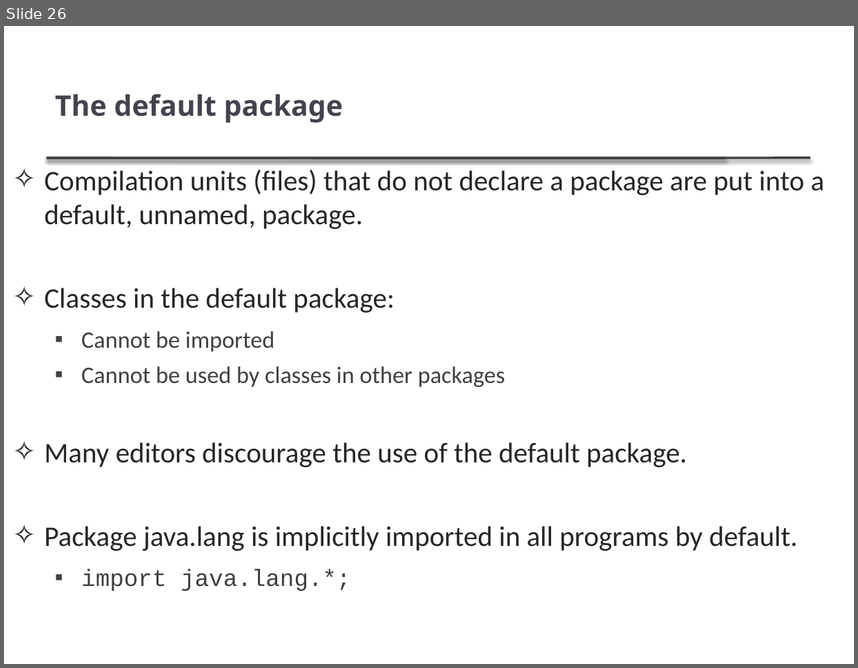
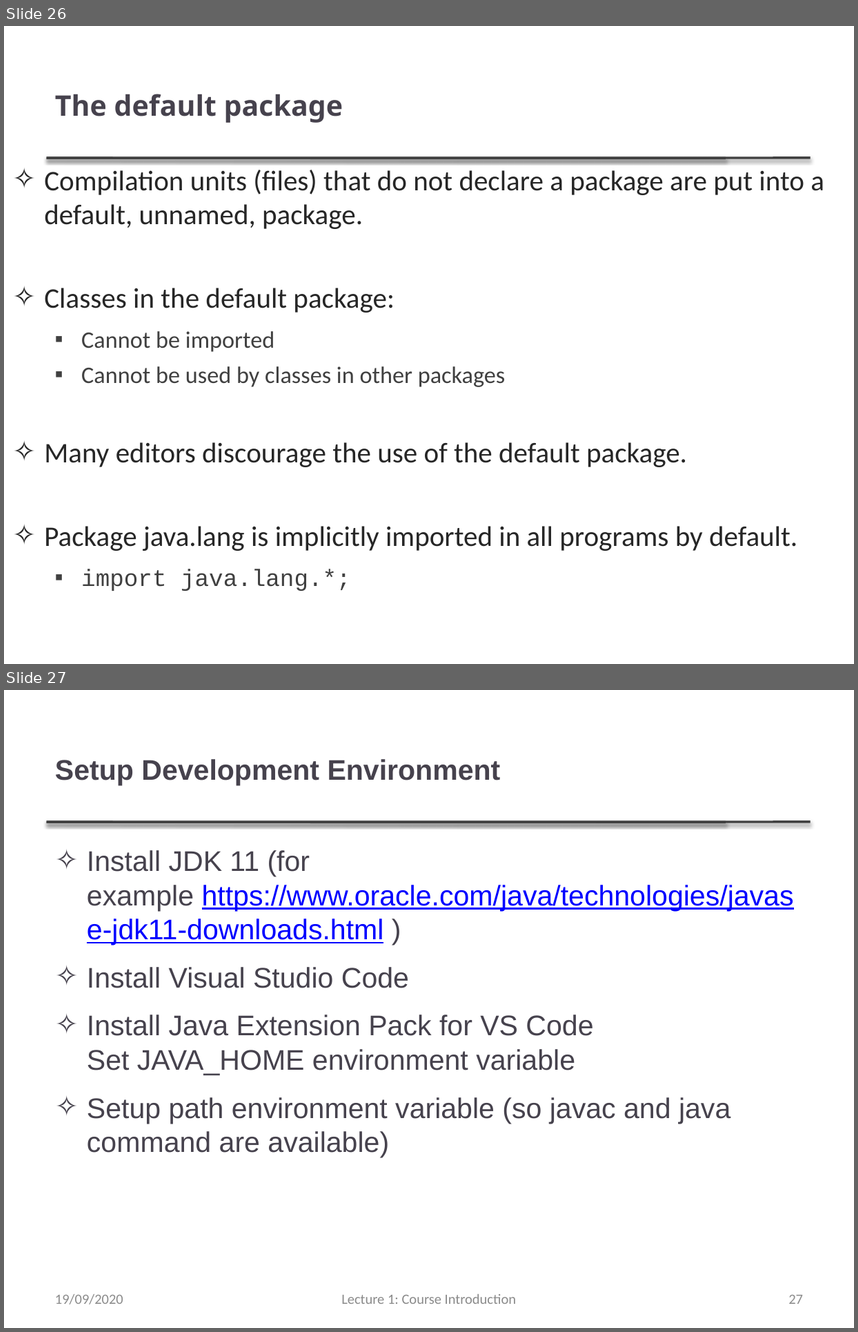
Before and after one commit to thanqminh/thanqminh.github.io, a slide deck: courses/oopjava/lecture1.pptx. Shown one above the other, each under a label of ours: slide 26 before the commit, slides 26 and 27 after it. The pictures are 858x668 and 858x1332 pixels, drawn with LibreOffice and Linux fonts; fonts in the diff are those of the drawing. Boxes give left, top, right and bottom in pixels: in the first picture for what was removed or moved away, otherwise in the second. Text is boxed around its words. In the diff, an @@ line names an element or a change of style, - is before the commit and + after.

Commit message:
update lecture 1

```diff
--- a/courses/oopjava/lecture1.pptx
+++ b/courses/oopjava/lecture1.pptx
@@ slide 27 added at [4, 690, 854, 1328], background #FFFFFF; not listed: 2 template elements that a slide beside it also shows @@
@@ title added at [55, 759, 501, 785], 24 pt, text #46424D, bold @@
+Setup Development Environment
@@ text added at [87, 850, 794, 1157], 24 pt, text #46424D @@
+✧ Install JDK 11 (for example https://www.oracle.com/java/technologies/javase-jdk11-downloads.html )
+✧ Install Visual Studio Code
+✧ Install Java Extension Pack for VS Code
+  Set JAVA_HOME environment variable
+✧ Setup path environment variable (so javac and java command are available)
@@ text added at [55, 1294, 123, 1304], 12 pt, text #8C8C8C @@
+19/09/2020
@@ text added at [341, 1294, 516, 1303], 12 pt, text #8C8C8C @@
+Lecture 1: Course Introduction
@@ page number added at [789, 1294, 803, 1303], 12 pt, text #8C8C8C @@
+27
```
